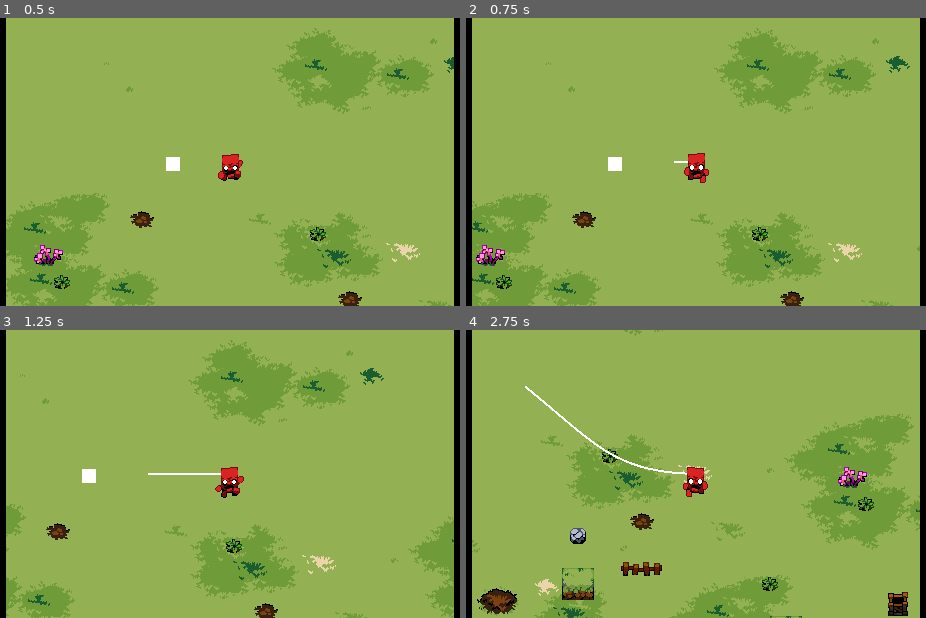
Above: before the commit, frames 1-4 (two rows, left to right).
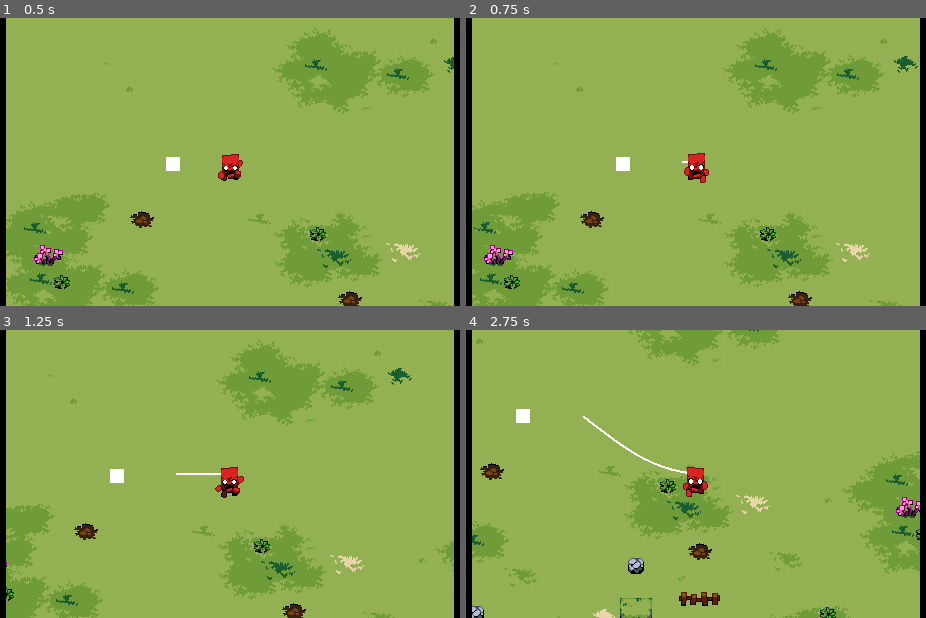
Above: after the commit, the same moments.

Repository: elementary-luke/GMTK2025
Game: Godot game, scene res://scenes/main.tscn
Same seed, same stepped clock (60 frames per second), same inputs: the game is played once before the commit and once after it. The engine's default icon, where the game draws it, is replaced by a stand-in: a white triangle on a blue panel in a dark square.
Inputs:
- Up to frame 1 (0.5 s): no input
- Up to frame 2 (0.75 s): hold Right (right) from 0.53 s (still down); hold Space (main_action) from 0.53 s (still down)
- Up to frame 3 (1.25 s): keep holding Right (right); keep holding Space (main_action)
- Up to frame 4 (2.75 s): release Right (right) at 1.28 s; release Space (main_action) at 1.28 s; hold Down (down) 1.28-2.03 s; tap Space (main_action) at 1.35 s; hold Right (right) from 2.03 s (still down); hold Space (main_action) from 2.03 s (still down)

Frame 1 is identical in both runs. In frame 2, 7.3% of the frame differs, in the area x 1-99%, y 3-100%; in frame 3, 13%; in frame 4, 23%, in the area x 1-99%, y 0-100%.

Commit message:
player collision added

Diff:
--- a/scenes/main.tscn
+++ b/scenes/main.tscn
@@ -92,7 +92,7 @@
 
 [node name="Player" type="CharacterBody2D" parent="."]
 z_index = 4
-collision_mask = 6
+collision_mask = 4
 script = ExtResource("1_0wfyh")
 
 [node name="Camera2D" type="Camera2D" parent="Player"]
--- a/scripts/player.gd
+++ b/scripts/player.gd
@@ -1,10 +1,9 @@
 extends CharacterBody2D
 
 var move = Vector2(0.0, 0.0)
-var speed = 2.0
+var speed = 80.0
 var segments = []
 var player_correction = Vector2(0, 0)
-var last = Vector2(0, 0)
 var casting_rope = false
 var moving = false
 
@@ -28,7 +27,6 @@
 
 		if Input.is_action_pressed("main_action") && to_end >= Global.Rope.seg_len * 0.8:
 			Global.Rope.add_segment()
-			last = global_position
 	else:
 
 		Global.Rope.start_pos = global_position
@@ -37,4 +35,5 @@
 				Global.Rope.add_segment()
 			casting_rope = true
 
-	position += move_step
+	velocity = move_step
+	move_and_slide()
